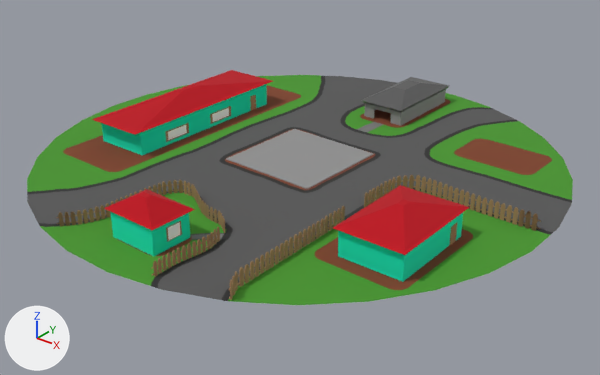
The Blender file ModelosBlend/basurero.blend as it was, and as the next commit left it.
One viewpoint serves both versions: a camera (50 mm lens) standing at (36.3, -45.4, 25.6) and looking at (1.0, -1.2, -1.8). Every picture has the same lights, and +X, +Y and +Z are marked at lower left.

In view in the first picture: 'BasePlaneta8', 'Basurero', 'CasaAmigoExterior', 'CasaProtaExterior', 'CasaProtaExterior.001', 'CercasCasaAmigo', 'CercasCasaProta', 'Parque'.
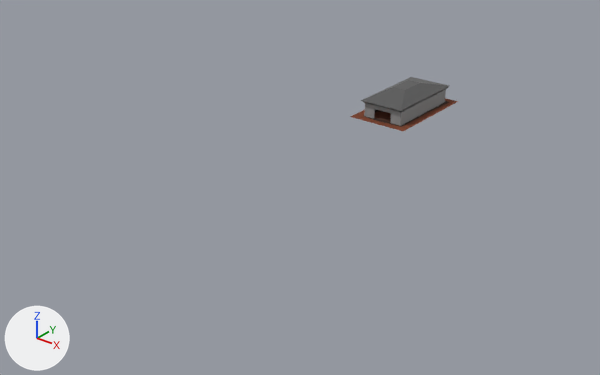
The newer file is also turned or shifted as a whole; pictures and numbers use the older file's frame.

Where the change shows, as pixel boxes (x1, y1, x2, y2) in the pictures (600 x 375 px):
'BasePlaneta8', deleted
    before: (27, 75, 573, 305)
'CasaProtaExterior', deleted
    before: (333, 185, 469, 282)
    faces in mat_techo (red #bc0016): (333, 185, 469, 255)
    faces in mat_pared (cyan #00e7b9): (338, 213, 463, 282)
'CasaProtaExterior.001', deleted
    before: (92, 70, 273, 156)
    faces in mat_techo (red #bc0016): (92, 70, 273, 135)
    faces in mat_pared (cyan #00e7b9): (102, 84, 267, 156)
    faces in mat_ventana (white #ffffff): (168, 108, 229, 140)
    faces in mat_madera (brown #a27f57): (166, 95, 256, 142)
'Parque', deleted
    before: (226, 129, 374, 189)
'CasaAmigoExterior', deleted
    before: (104, 189, 195, 256)
    faces in mat_techo (red #bc0016): (104, 189, 195, 230)
    faces in mat_pared (cyan #00e7b9): (110, 211, 190, 256)
    faces in mat_ventana (white #ffffff): (168, 222, 180, 240)
'CercasCasaProta', deleted (brown)
    before: (229, 175, 541, 300)
'CercasCasaAmigo', deleted (brown)
    before: (56, 180, 225, 277)
'Plane', added (brown)
    after: (351, 98, 458, 131)

What changed in the scene script:
```text
Add img_basurero:
    img_basurero = load_image('Basurero', '../Gatastrofe/Assets/Models/Basurero/Basurero.png', 1024, 1024, 'sRGB')
Change mat_material:
    mat_material.texture: img_planetatierra_png -> img_basurero
Add me_plane:
    me_plane.from_pydata(...)  # 4 vertices, 1 face; spans x -1.0..1.0, y -1.0..1.0, z 0.0
    me_plane.materials.append(mat_material)  # picture img_basurero
Remove ob_baseplaneta8:
    ob_baseplaneta8 = bpy.data.objects.new('BasePlaneta8', me_circle)
    ob_baseplaneta8.location = (0.0, 0.0, 0.0)
    ob_baseplaneta8.rotation_euler = (0.0, 0.0, 0.277)  # degrees (0, 0, 16)
    ob_baseplaneta8.scale = (20.0, 20.0, 1.0)
Remove ob_casaprotaexterior:
    ob_casaprotaexterior = bpy.data.objects.new('CasaProtaExterior', me_cube_045)
    ob_casaprotaexterior.location = (13.3, -6.69, 1.0)
    ob_casaprotaexterior.scale = (2.3, 3.4, 1.0)
Remove ob_casaamigoexterior:
    ob_casaamigoexterior = bpy.data.objects.new('CasaAmigoExterior', me_cube_046)
    ob_casaamigoexterior.location = (-0.9, -17.07, 1.0)
    ob_casaamigoexterior.rotation_euler = (0.0, 0.0, 1.562)  # degrees (0, 0, 89)
    ob_casaamigoexterior.scale = (2.3, 3.4, 1.0)
Remove ob_parque:
    ob_parque = bpy.data.objects.new('Parque', me_cube_047)
    ob_parque.location = (-0.02, 0.09, 0.0)
    ob_parque.rotation_euler = (0.0, 0.0, -0.0263)  # degrees (0, 0, -1.5)
    ob_parque.scale = (4.0, 4.0, 0.8)
Remove ob_casaprotaexterior_001:
    ob_casaprotaexterior_001 = bpy.data.objects.new('CasaProtaExterior.001', me_cube_048)
    ob_casaprotaexterior_001.location = (-11.93, 0.05, 1.0)
    ob_casaprotaexterior_001.scale = (2.3, 7.29, 1.0)
Remove ob_cercascasaprota:
    ob_cercascasaprota = bpy.data.objects.new('CercasCasaProta', me_cube_009)
    ob_cercascasaprota.location = (8.71, -11.73, 0.01)
    ob_cercascasaprota.rotation_euler = (0.0, 0.0, -1.571)  # degrees (0, 0, -90)
    ob_cercascasaprota.scale = (0.147, 0.0367, 0.6)
Remove ob_cercascasaamigo:
    ob_cercascasaamigo = bpy.data.objects.new('CercasCasaAmigo', me_cube_026)
    ob_cercascasaamigo.location = (4.31, -14.69, 0.0)
    ob_cercascasaamigo.rotation_euler = (0.0, 0.0, -1.645)  # degrees (0, 0, -94)
    ob_cercascasaamigo.scale = (0.122, 0.0306, 0.5)
Add ob_plane:
    ob_plane = bpy.data.objects.new('Plane', me_plane)
    ob_plane.location = (0.64, 13.99, 0.0)
    ob_plane.scale = (2.67, 4.59, 4.59)
```
